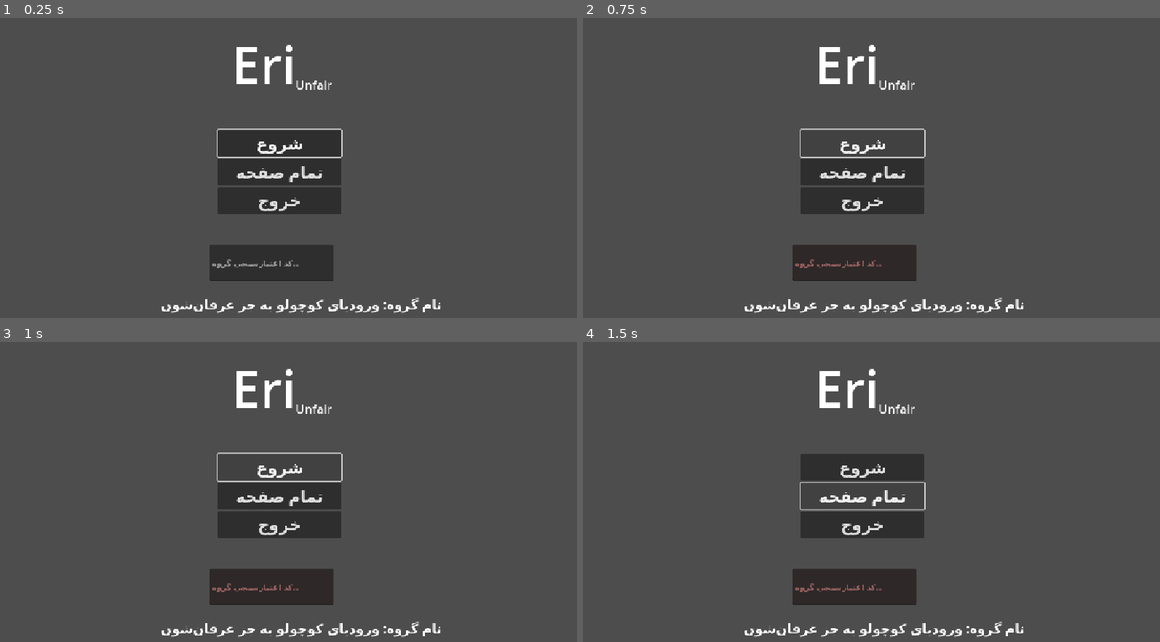
Above: before the commit, frames 1-4 (two rows, left to right).
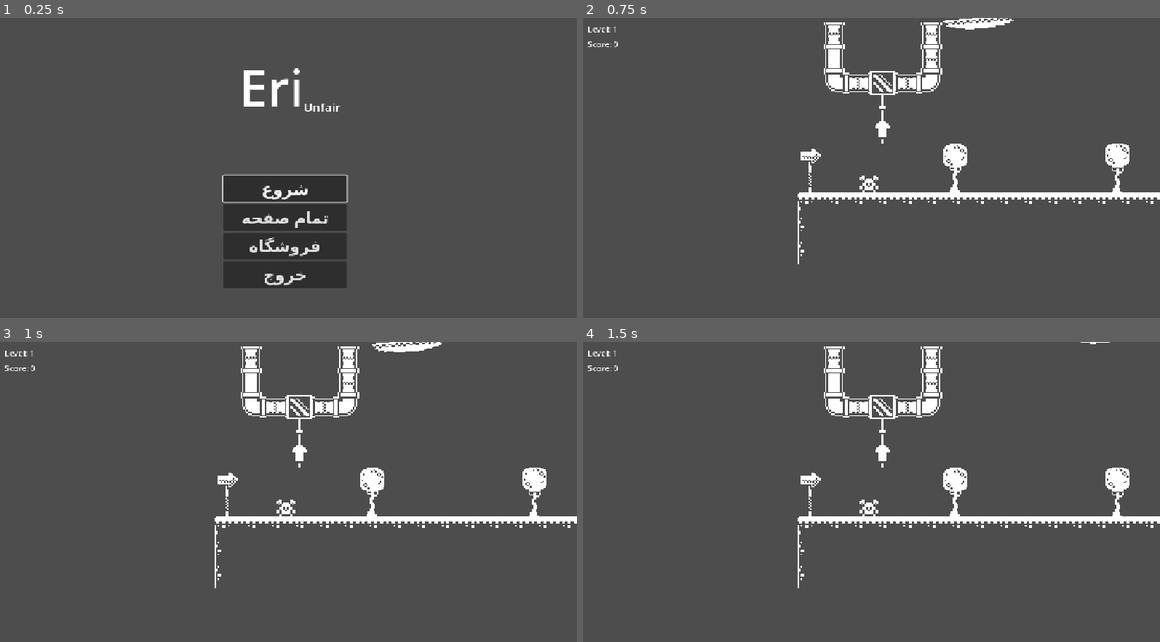
Above: after the commit, the same moments.

Repository: alies85/eri-unfair
Game: Godot game, scene res://scenes/mainMenu.tscn
Same seed, same stepped clock (60 frames per second), same inputs: the game is played once before the commit and once after it. Sound files missing from this copy of the repository are replaced by a short silence.
Inputs (mouse positions are in pixels of both pictures, inside the frame that each line leads up to):
- Up to frame 1 (0.25 s): no input
- Up to frame 2 (0.75 s): click "شروع" at 0.5 s
- Up to frame 3 (1 s): no input
- Up to frame 4 (1.5 s): click (859, 495) at 1.25 s, where only the run before the commit has a clickable "تمام صفحه"

The runs differ from the first frame. In frame 1, 9.4% of the frame differs, in the area x 27-77%, y 8-99%; in frame 2, 11%, in the area x 0-100%, y 0-99%; in frame 3, 11%; in frame 4, 11%.

Commit message:
fix MainMenu

Diff:
--- a/global.gd
+++ b/global.gd
@@ -4,7 +4,6 @@
 var currentLevel = 1
 var username = ""
 var lvl3score = 0
-var healthCount = 100
 
 func _ready():
 	print_debug("global ready!")
--- a/scenes/hud.tscn
+++ b/scenes/hud.tscn
@@ -19,10 +19,3 @@
 offset_right = 81.0
 offset_bottom = 66.0
 text = "Gems: 0"
-
-[node name="Health" type="Label" parent="."]
-offset_left = 20.0
-offset_top = 69.0
-offset_right = 90.0
-offset_bottom = 92.0
-text = "Health: 3"
--- a/scenes/levels/level1.tscn
+++ b/scenes/levels/level1.tscn
@@ -556,7 +556,7 @@
 
 [sub_resource type="Curve2D" id="Curve2D_plydf"]
 _data = {
-"points": PackedVector2Array(0, 0, 0, 0, -1, 1, 0, 0, 0, 0, 976, 1, 0, 0, 0, 0, 981, 11)
+"points": PackedVector2Array(0, 0, 0, 0, -1, 77, 0, 0, 0, 0, 976, 1, 0, 0, 0, 0, 981, 11)
 }
 point_count = 3
 
@@ -667,7 +667,7 @@
 [node name="TileMap" type="TileMap" parent="."]
 tile_set = SubResource("TileSet_3cahp")
 format = 2
-layer_0/tile_data = PackedInt32Array(786455, 1048576, 5, 786 …(783 unchanged characters)…  327703, 589824, 12, 458777, 720896, 4, 23, 458752, 12, 27, 458752, 12, 131095, 458752, 13, 131099, 589824, 13, 131098, 524288, 13, 131096, 524288, 13, 131097, 720896, 4, 65559, 589824, 12, 65563, 589824, 12, 655382, 393216, 9, 720918, 393216, 10, 9 …(2290 unchanged characters)…
+layer_0/tile_data = PackedInt32Array(786455, 1048576, 5, 786 …(783 unchanged characters)…  327703, 589824, 12, 458777, 720896, 4, 655382, 393216, 9, 720918, 393216, 10, 9 …(2290 unchanged characters)…
 
 [node name="HUD" parent="." instance=ExtResource("3_dxtoi")]
 
--- a/scenes/mainMenu.tscn
+++ b/scenes/mainMenu.tscn
@@ -1,76 +1,89 @@
-[gd_scene load_steps=3 format=3 uid="uid://m4wu5ie2ep1f"]
+[gd_scene load_steps=2 format=3 uid="uid://m4wu5ie2ep1f"]
 
 [ext_resource type="Script" uid="uid://dn7xtjyoi3odj" path="res://scripts/mainMenu.gd" id="1_qkhwq"]
-[ext_resource type="PackedScene" uid="uid://ck2tvix323sld" path="res://scenes/textInput.tscn" id="2_3d1i7"]
 
 [node name="MainMenu" type="Node2D"]
 script = ExtResource("1_qkhwq")
 
-[node name="CanvasLayer" parent="." instance=ExtResource("2_3d1i7")]
-offset = Vector2(425, 450)
-transform = Transform2D(1, 0, 0, 1, 425, 450)
+[node name="Control" type="Control" parent="."]
+layout_mode = 3
+anchors_preset = 0
+offset_right = 1152.0
+offset_bottom = 648.0
 
-[node name="TitleLabel" type="Label" parent="."]
-offset_left = 435.0
-offset_top = 23.0
-offset_right = 631.0
-offset_bottom = 160.0
+[node name="GameLabel" type="Control" parent="Control"]
+layout_mode = 1
+anchors_preset = 5
+anchor_left = 0.5
+anchor_right = 0.5
+offset_top = 64.0
+offset_bottom = 64.0
+grow_horizontal = 2
+
+[node name="TitleLabel" type="Label" parent="Control/GameLabel"]
+layout_mode = 1
+anchors_preset = 5
+anchor_left = 0.5
+anchor_right = 0.5
+offset_left = -96.0
+offset_top = 4.0
+offset_right = 40.0
+offset_bottom = 141.0
+grow_horizontal = 2
+size_flags_horizontal = 8
+size_flags_vertical = 8
 theme_type_variation = &"HeaderLarge"
 theme_override_font_sizes/font_size = 100
 text = "Eri"
 horizontal_alignment = 1
 
-[node name="TitleLabel2" type="Label" parent="TitleLabel"]
+[node name="TitleLabel2" type="Label" parent="Control/GameLabel"]
 layout_mode = 0
-offset_left = 99.0
-offset_top = 93.0
-offset_right = 295.0
-offset_bottom = 152.0
+offset_left = 24.0
+offset_top = 96.0
+offset_right = 120.0
+offset_bottom = 130.0
 theme_type_variation = &"HeaderLarge"
 theme_override_font_sizes/font_size = 24
 text = "Unfair"
 horizontal_alignment = 1
 
-[node name="Label" type="Label" parent="."]
-offset_left = 328.0
-offset_top = 550.0
-offset_right = 775.0
-offset_bottom = 607.0
-size_flags_horizontal = 4
-size_flags_vertical = 1
-theme_override_font_sizes/font_size = 26
-text = "نام گروه: ورودیای کوچولو به جز عرفان‌شون"
-horizontal_alignment = 1
-language = "fa"
-
-[node name="Options" type="VFlowContainer" parent="."]
-anchors_preset = 15
-anchor_right = 1.0
+[node name="Options" type="VFlowContainer" parent="Control"]
+layout_mode = 1
+anchors_preset = 7
+anchor_left = 0.5
+anchor_top = 1.0
+anchor_right = 0.5
 anchor_bottom = 1.0
-offset_left = 441.0
-offset_top = 222.0
-offset_right = 716.0
-offset_bottom = 432.0
+offset_left = -112.0
+offset_top = -336.0
+offset_right = 109.5
+offset_bottom = -112.0
 grow_horizontal = 2
-grow_vertical = 2
+grow_vertical = 0
 size_flags_horizontal = 4
 size_flags_vertical = 8
 
-[node name="StartButton" type="Button" parent="Options"]
+[node name="StartButton" type="Button" parent="Control/Options"]
 layout_mode = 2
 theme_override_font_sizes/font_size = 32
 text = "         شروع         "
 
-[node name="FullscreenButton" type="Button" parent="Options"]
+[node name="FullscreenButton" type="Button" parent="Control/Options"]
 layout_mode = 2
 theme_override_font_sizes/font_size = 32
 text = "تمام صفحه"
 
-[node name="QuitButton" type="Button" parent="Options"]
+[node name="ShopButton" type="Button" parent="Control/Options"]
+layout_mode = 2
+theme_override_font_sizes/font_size = 32
+text = "فروشگاه"
+
+[node name="QuitButton" type="Button" parent="Control/Options"]
 layout_mode = 2
 theme_override_font_sizes/font_size = 32
 text = "خروج"
 
-[connection signal="pressed" from="Options/StartButton" to="." method="_on_start_button_pressed"]
-[connection signal="pressed" from="Options/FullscreenButton" to="." method="_on_fullscreen_button_pressed"]
-[connection signal="pressed" from="Options/QuitButton" to="." method="_on_quit_button_pressed"]
+[connection signal="pressed" from="Control/Options/StartButton" to="." method="_on_start_button_pressed"]
+[connection signal="pressed" from="Control/Options/FullscreenButton" to="." method="_on_fullscreen_button_pressed"]
+[connection signal="pressed" from="Control/Options/QuitButton" to="." method="_on_quit_button_pressed"]
--- a/scripts/hud.gd
+++ b/scripts/hud.gd
@@ -5,6 +5,3 @@
 
 func score(num):
 	$Score.text = "Score: " + str(num)
-
-func health(num):
-	$Health.text = "Health: " + str(num)
--- a/scripts/level.gd
+++ b/scripts/level.gd
@@ -7,8 +7,6 @@
 	Global.currentLevel = levelNO
 
 	$HUD.score(Global.score)
-
-	$HUD.health(Global.healthCount)
 
 	if levelNO == 2:
 		$Door.get_child(0).disabled = true
@@ -20,11 +18,6 @@
 		trap.trap_activated.connect(_on_trap_activated)
 
 func death():
-	Global.healthCount -= 1
-	if Global.healthCount == 0:
-		Global.healthCount = 3
-		Global.currentLevel = 1
-
 	Global.score = 0
 	Global.lvl3score = 0
 	get_tree().change_scene_to_file("res://scenes/deathMenu.tscn")
--- a/scripts/mainMenu.gd
+++ b/scripts/mainMenu.gd
@@ -1,24 +1,16 @@
 extends Node2D
-
-@onready var ui: CanvasLayer = $CanvasLayer
 
 # Called when the node enters the scene tree for the first time.
 func _ready():
 	print("MainMenu ready!")
-	$Options/StartButton.grab_focus()
+	$Control/Options/StartButton.grab_focus()
 
 	if !OS.has_feature("pc"):
-		$Options/FullscreenButton.hide()
-		$Options/QuitButton.hide()
+		$Controli/Options/FullscreenButton.hide()
+		$Control/Options/QuitButton.hide()
 
 func _on_start_button_pressed():
-	if ui.is_username_filled():
-		Global.username = ui.get_username()
-		print("🎮 شروع بازی برای:", ui.get_username())
-		get_tree().change_scene_to_file("res://scenes/levels/level%d.tscn" % [Global.currentLevel])
-	else:
-		print("⚠️ لطفاً نام کاربری را وارد کنید!")
-		ui.username_input.modulate = Color(1, 0.6, 0.6)  # رنگ هشدار
+	get_tree().change_scene_to_file("res://scenes/levels/level%d.tscn" % [Global.currentLevel])
 
 func _on_fullscreen_button_pressed():
 	if DisplayServer.window_get_mode() == DisplayServer.WINDOW_MODE_FULLSCREEN:
